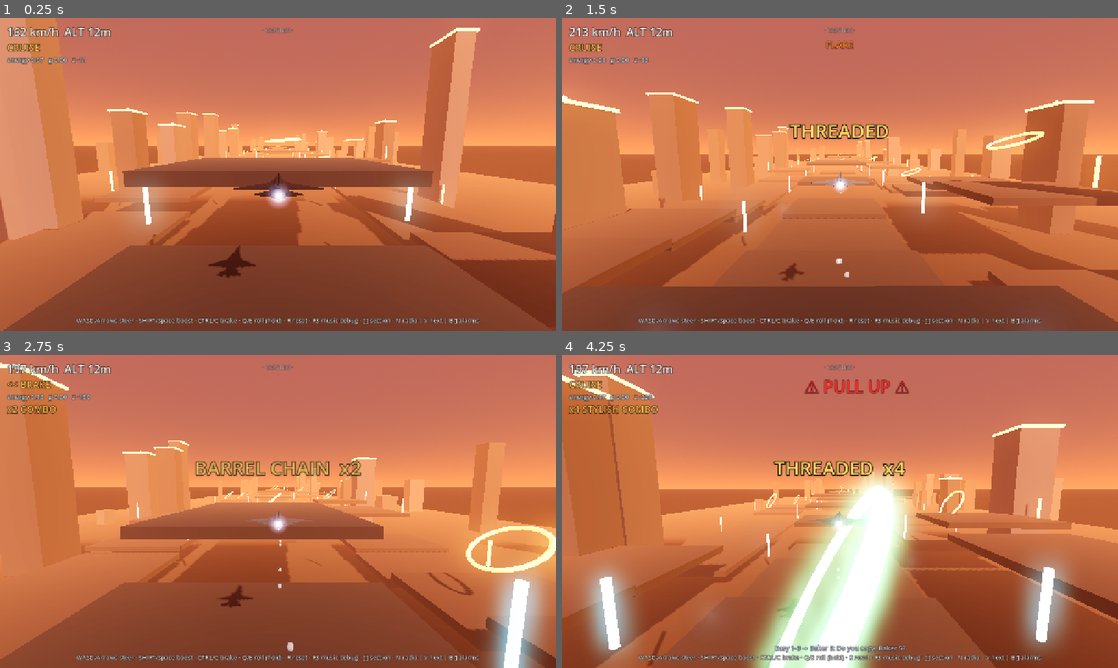
Above: before the commit, frames 1-4 (two rows, left to right).
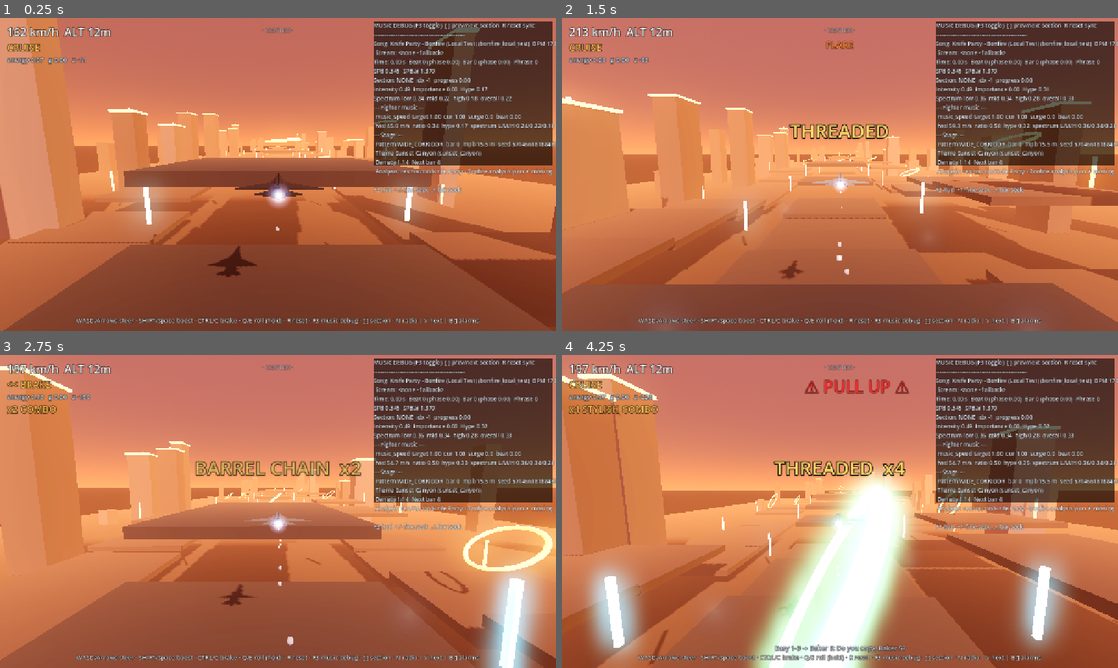
Above: after the commit, the same moments.

Repository: DurraizShahid/fox-three
Game: Godot game, scene res://scenes/main.tscn
The game is run twice, just before and just after one commit, with the same random seed, the same clock (stepped at 60 frames per second) and the same inputs. Sound files missing from this copy of the repository are replaced by a short silence.
Inputs (mouse positions are in pixels of both pictures, inside the frame that each line leads up to):
- Up to frame 1 (0.25 s): no input
- Up to frame 2 (1.5 s): tap Enter at 0.5 s; move the mouse to (962, 158) at 0.52 s; hold E (roll_right) 0.53-1.25 s; hold Shift (boost) 0.53-1.25 s; click (962, 158) at 0.67 s; tap Space at 0.77 s; drag from (728, 190) to (812, 237) at 1.27 s
- Up to frame 3 (2.75 s): move the mouse to (333, 442) at 2.02 s; hold E (roll_right) from 2.03 s (still down); hold Alt from 2.03 s (still down)
- Up to frame 4 (4.25 s): release E (roll_right) at 2.75 s; release Alt at 2.75 s; drag from (812, 574) to (673, 464) at 2.77 s; move the mouse to (1006, 558) at 3.52 s; hold Q (roll_left) from 3.53 s (still down); tap B at 3.6 s; tap Space at 3.77 s

The runs differ from the first frame. In frame 1, 16% of the frame differs, in the area x 0-100%, y 0-100%; in frame 2, 18%; in frame 3, 20%; in frame 4, 24%, in the area x 0-100%, y 1-100%.
Error before the commit: Parse Error: Identifier "spacing" not declared in the current scope. (res://scripts/music/stage_director.gd:220)

Commit message:
fix: stage_director spacing param (resolves parse error at 220) - pass spacing to _position_for_pattern so beat-derived jitter is well-defined - restores correct bus_layout/project after merge

Diff:
--- a/scripts/music/stage_director.gd
+++ b/scripts/music/stage_director.gd
@@ -173,7 +173,7 @@
 	var local_rng := RandomNumberGenerator.new()
 	local_rng.seed = _base_seed ^ (bar * 2654435761) ^ (ring_index * 97531) ^ (int(prof.seed) & 0xffff)
 
-	var pos: Vector3 = _position_for_pattern(_current_pattern, local_rng, bar, fighter_z, theme, sec, intensity, z_base)
+	var pos: Vector3 = _position_for_pattern(_current_pattern, local_rng, bar, fighter_z, theme, sec, intensity, z_base, spacing)
 	return pos
 
 ## Ring spacing musical: meters_per_beat * beats_per_ring / density-ish
@@ -212,7 +212,7 @@
 	# Use ring_index to stagger so not all rings share same Z.
 	return fighter_z - spacing * float(ring_count) - float(ring_index % 3) * spacing * 0.15
 
-func _position_for_pattern(pattern: int, rng: RandomNumberGenerator, bar: int, fighter_z: float, theme: StageTheme, sec: MusicSection, intensity: float, z_base: float) -> Vector3:
+func _position_for_pattern(pattern: int, rng: RandomNumberGenerator, bar: int, fighter_z: float, theme: StageTheme, sec: MusicSection, intensity: float, z_base: float, spacing: float = 50.0) -> Vector3:
 	var lane_spacing: float = 40.0
 	if fighter != null:
 		lane_spacing = fighter.lane_spacing
